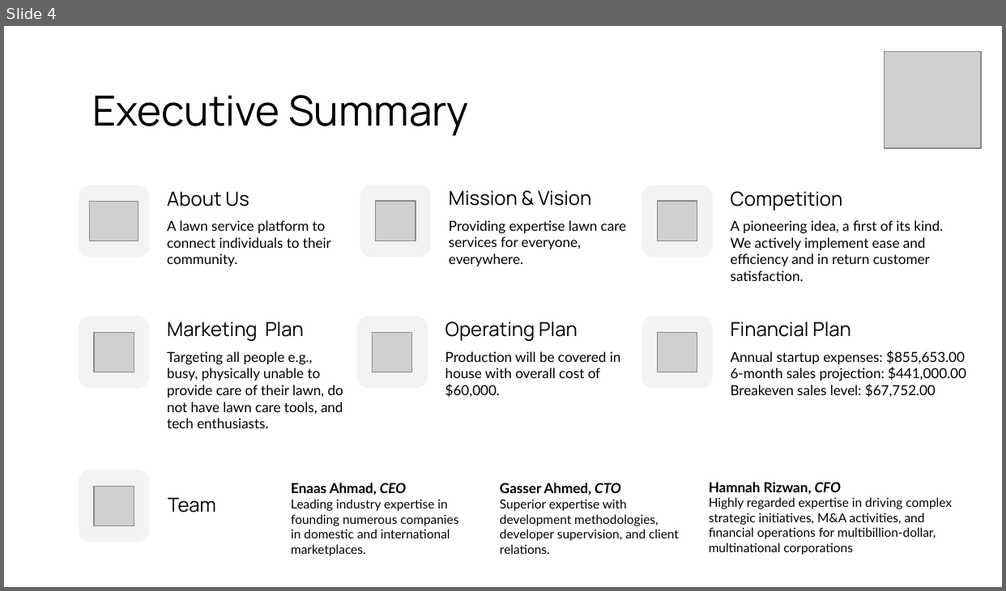
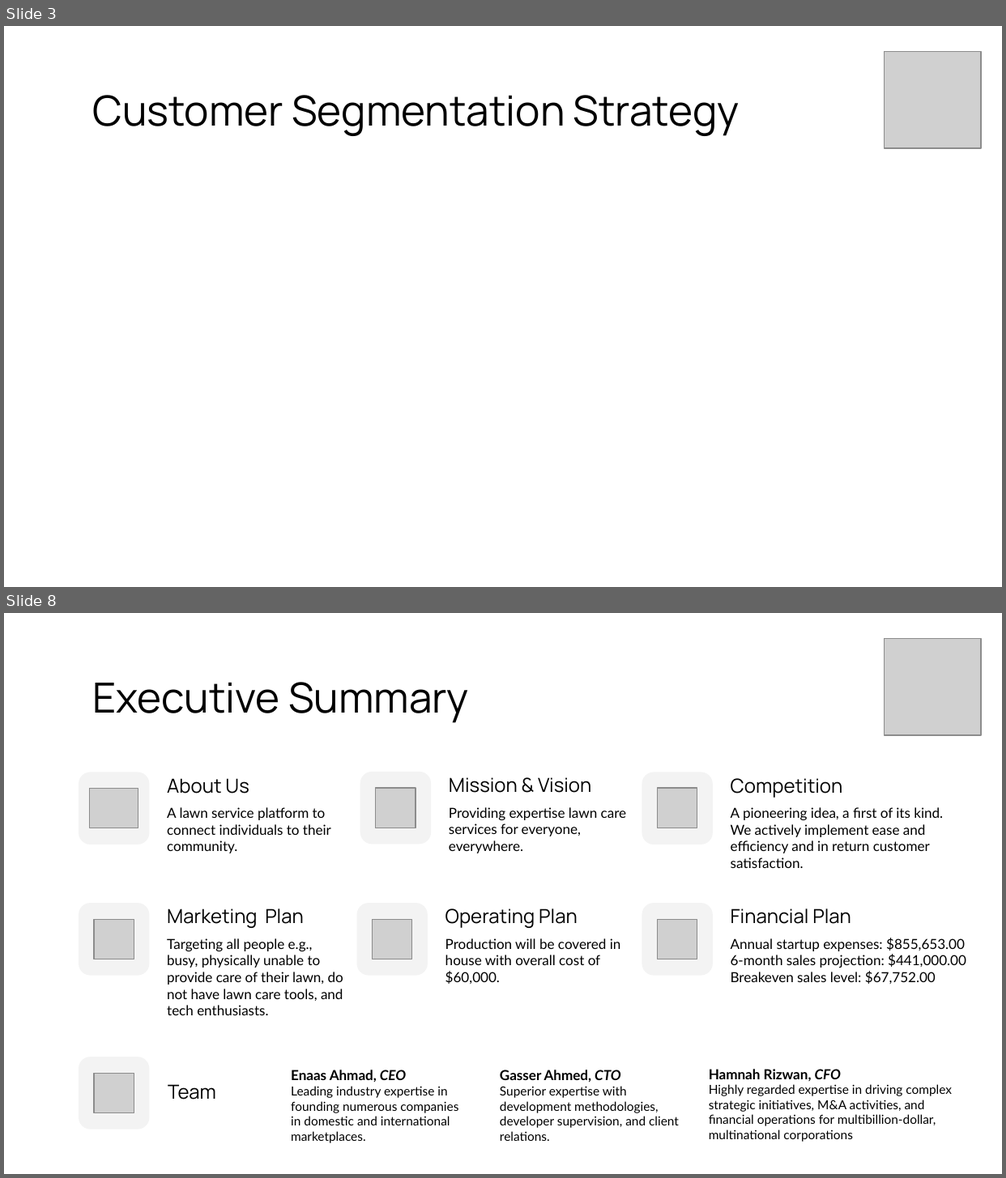
Before and after one commit to gasserahmed/VT-MIT, a slide deck: MGT5804-Leader Tech-Based Org/AI Automation Project/gasser18-AI_automation_project_slides.pptx. Shown one above the other, each under a label of ours: slide 4 before the commit, slides 3 and 8 after it; the slides between them are not shown. The pictures are 1006x591 and 1006x1178 pixels, drawn with LibreOffice and Linux fonts; fonts in the diff are those of the drawing; grey boxes stand for pictures. Boxes give left, top, right and bottom in pixels: in the first picture for what was removed or moved away, otherwise in the second. Text is boxed around its words. In the diff, an @@ line names an element or a change of style, - is before the commit and + after.

```diff
--- a/MGT5804-Leader Tech-Based Org/AI Automation Project/gasser18-AI_automation_project_slides.pptx
+++ b/MGT5804-Leader Tech-Based Org/AI Automation Project/gasser18-AI_automation_project_slides.pptx
@@ slide 3 added at <box>4,26,1002,587</box>, background #FFFFFF @@
@@ picture added at <box>884,52,981,149</box> @@
@@ title added at <box>92,95,739,136</box>, 30 pt, text #000000 @@
+Customer Segmentation Strategy
@@ what was slide 4 is now slide 8 @@
```
Also in this commit, not shown: 4 slides changed, 2 other slides added, 2 other files.
